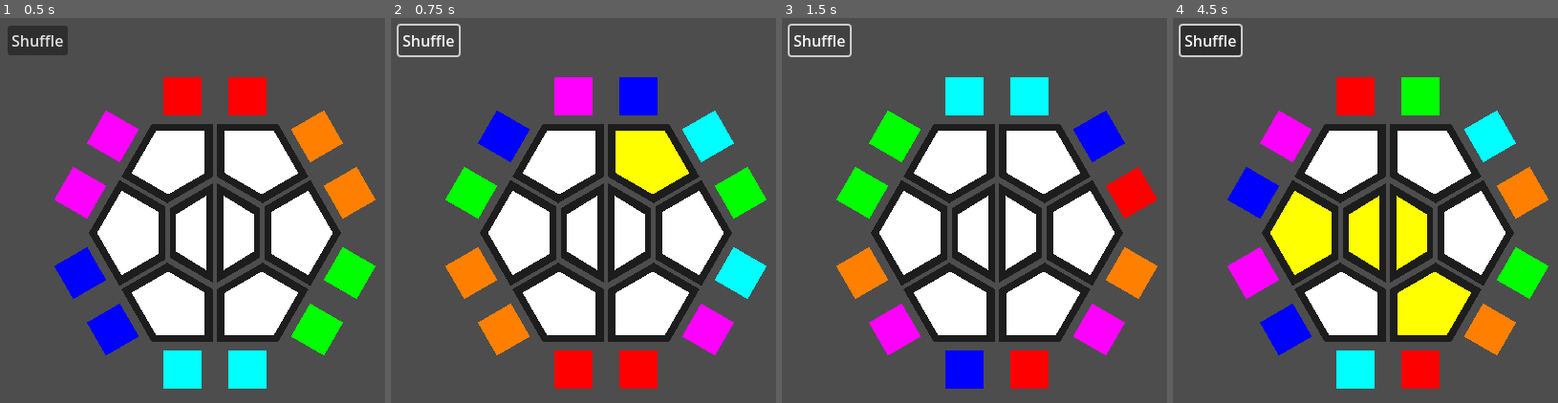
Above: before the commit, frames 1-4 (left to right).
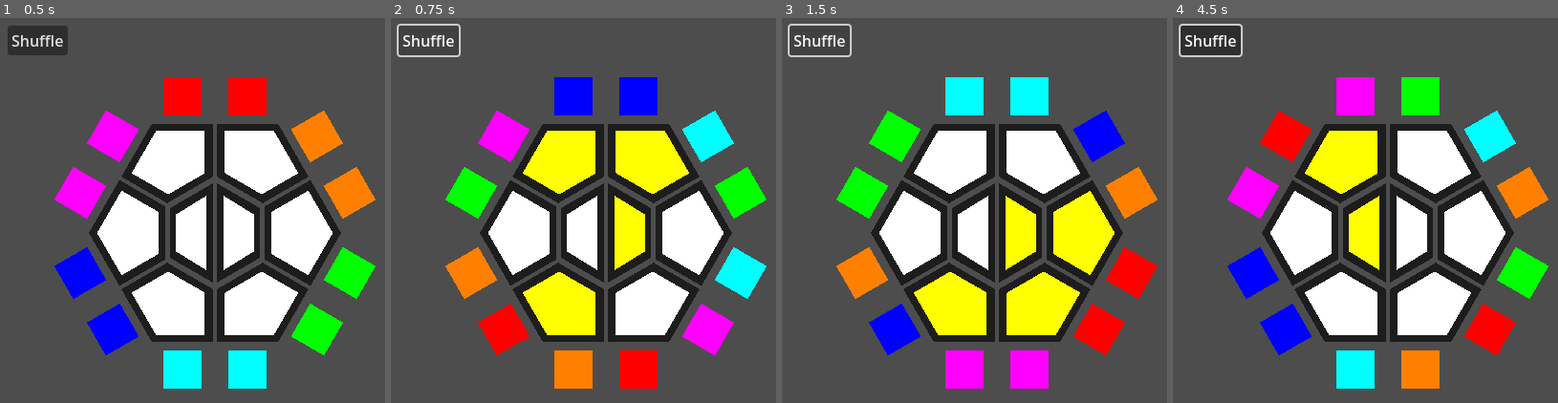
Above: after the commit, the same moments.

Repository: thearst3rd/clickpond-hexaflexagon
Game: Godot game, scene res://src/puzzle.tscn
Same seed, same stepped clock (60 frames per second), same inputs: the game is played once before the commit and once after it.
Inputs (mouse positions are in pixels of both pictures, inside the frame that each line leads up to):
- Up to frame 1 (0.5 s): no input
- Up to frame 2 (0.75 s): click "Shuffle" at 0.5 s
- Up to frame 3 (1.5 s): click "Shuffle" at 1.25 s
- Up to frame 4 (4.5 s): click "Shuffle" at 2 s; tap Enter at 2.75, 4.25 s; drag from (1388, 233) to (1430, 137) at 2.77 s; tap Space at 3.5 s; drag from (1384, 233) to (1365, 318) at 3.52 s; move the mouse to (1430, 137) at 4.27 s; click (1430, 137) at 4.42 s

Frame 1 is identical in both runs. In frame 2, 9.6% of the frame differs, in the area x 22-67%, y 15-97%; in frame 3, 14%, in the area x 22-98%, y 38-97%; in frame 4, 14%.

Commit message:
Bug fixes

Diff:
--- a/src/inner_button.gd
+++ b/src/inner_button.gd
@@ -15,6 +15,10 @@
 
 func _ready() -> void:
 	color_sticker()
+
+
+func flip_internal() -> void:
+	inner_index = 0 if inner_index == 1 else 1
 
 
 func color_sticker() -> void:
@@ -41,6 +45,4 @@
 
 
 func _on_pressed() -> void:
-	inner_index = 0 if inner_index == 1 else 1
-	color_sticker()
 	inner_pressed.emit()
--- a/src/puzzle.gd
+++ b/src/puzzle.gd
@@ -42,6 +42,13 @@
 		outer_pieces[i].rotation_degrees = -150 + 60 * i
 
 
+func color_stickers() -> void:
+	for piece in outer_pieces:
+		piece.color_stickers()
+	for piece in inner_pieces:
+		piece.color_sticker()
+
+
 func _process(_delta: float) -> void:
 	if dragging:
 		var ang := calc_mouse_angle()
@@ -50,6 +57,7 @@
 
 
 func flip_right() -> void:
+	inner_pieces[0].flip_internal()
 	outer_pieces[0].flip_internal()
 	outer_pieces[1].flip_internal()
 	outer_pieces[2].flip_internal()
@@ -59,6 +67,7 @@
 
 
 func flip_left() -> void:
+	inner_pieces[1].flip_internal()
 	outer_pieces[3].flip_internal()
 	outer_pieces[4].flip_internal()
 	outer_pieces[5].flip_internal()
@@ -70,17 +79,13 @@
 func _on_inner_1_pressed() -> void:
 	flip_right()
 	rotate_pieces()
-	outer_pieces[0].color_stickers()
-	outer_pieces[1].color_stickers()
-	outer_pieces[2].color_stickers()
+	color_stickers()
 
 
 func _on_inner_2_pressed() -> void:
 	flip_left()
 	rotate_pieces()
-	outer_pieces[3].color_stickers()
-	outer_pieces[4].color_stickers()
-	outer_pieces[5].color_stickers()
+	color_stickers()
 
 
 func _on_shuffle_button_pressed() -> void:
@@ -94,5 +99,5 @@
 	if randi_range(0, 1) == 1:
 		flip_left()
 		flip_right()
-	outer_pieces.all(func(x): x.color_stickers())
+	color_stickers()
 	rotate_pieces()
--- a/src/puzzle.tscn
+++ b/src/puzzle.tscn
@@ -41,12 +41,10 @@
 
 [node name="InnerButton1" parent="Inside" instance=ExtResource("2_v4ufy")]
 position = Vector2(2, 0)
-inner_index = 0
 
 [node name="InnerButton2" parent="Inside" instance=ExtResource("2_v4ufy")]
 position = Vector2(-2, 0)
 rotation = 3.14159
-inner_index = 0
 
 [node name="Camera2D" type="Camera2D" parent="."]
 
